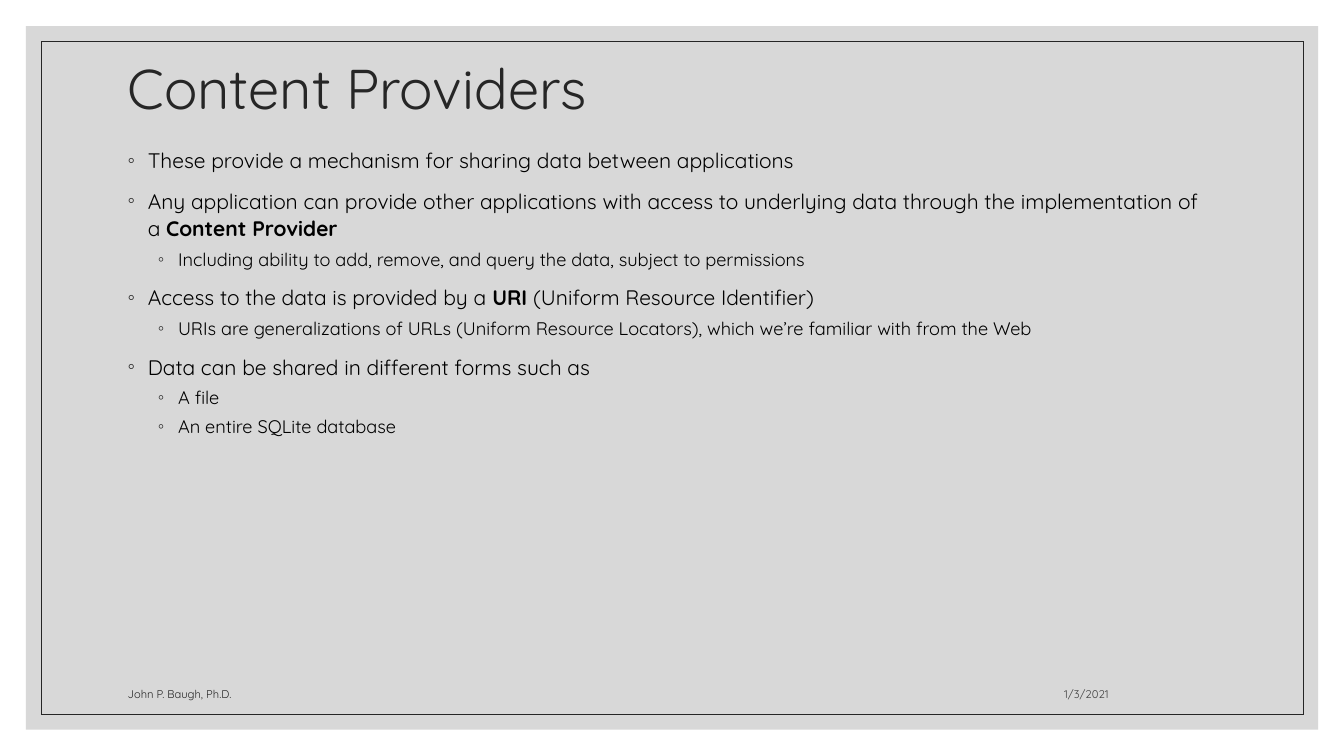
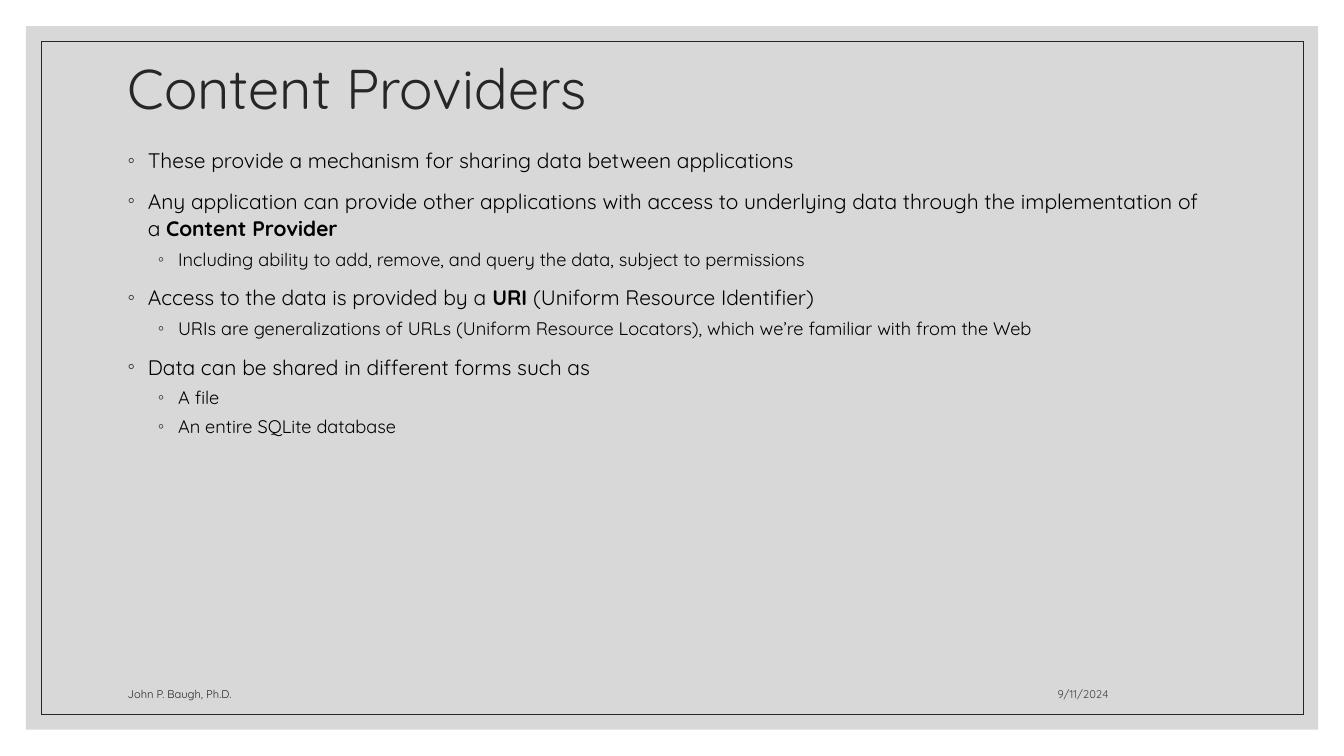
Before and after one commit to tadesros/CIS-2818-Mobile-App-Dev-with-Android, a slide deck: slide 13 of Week2-Sept2/lec2-architecture-kotlin.pptx. Drawn at 1344x756 pixels with LibreOffice and Linux fonts; fonts in the diff are those of the drawing. Boxes give left, top, right and bottom in pixels: in the first picture for what was removed or moved away, otherwise in the second. Text is boxed around its words. In the diff, an @@ line names an element or a change of style, - is before the commit and + after.

```diff
--- a/Week2-Sept2/lec2-architecture-kotlin.pptx
+++ b/Week2-Sept2/lec2-architecture-kotlin.pptx
@@ text at box(1058, 689, 1109, 699): text changed @@
-1/3/2021
+9/11/2024
```
Also in this commit, not shown: 37 other slides changed, 4 other files.
